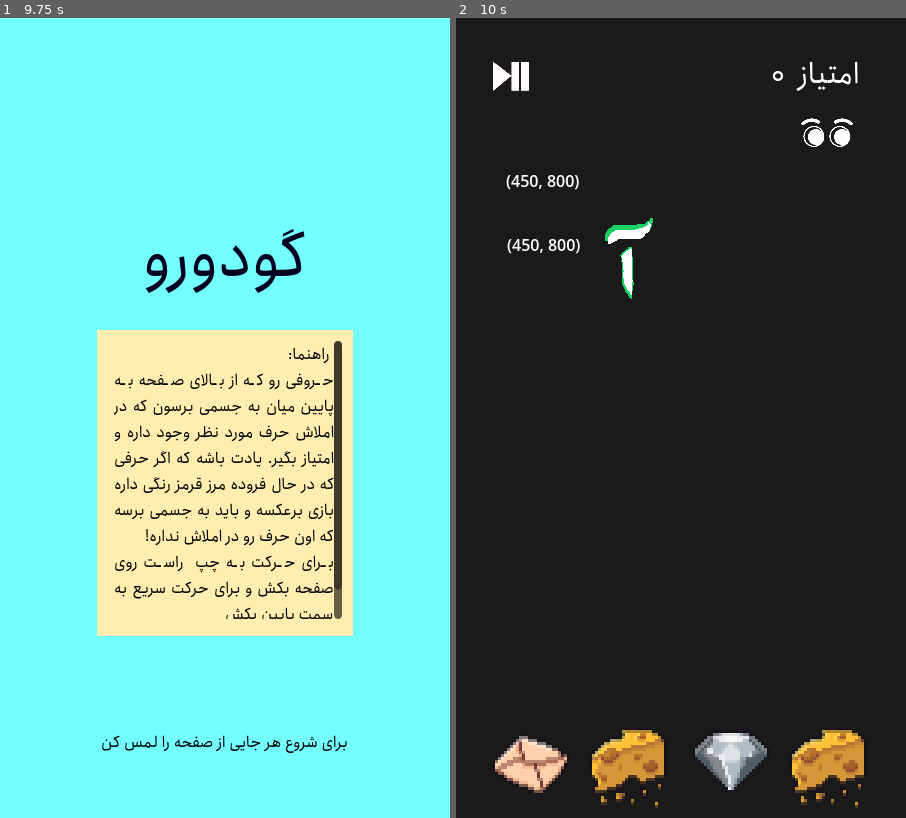
Above: before the commit, frames 1-2 (left to right).
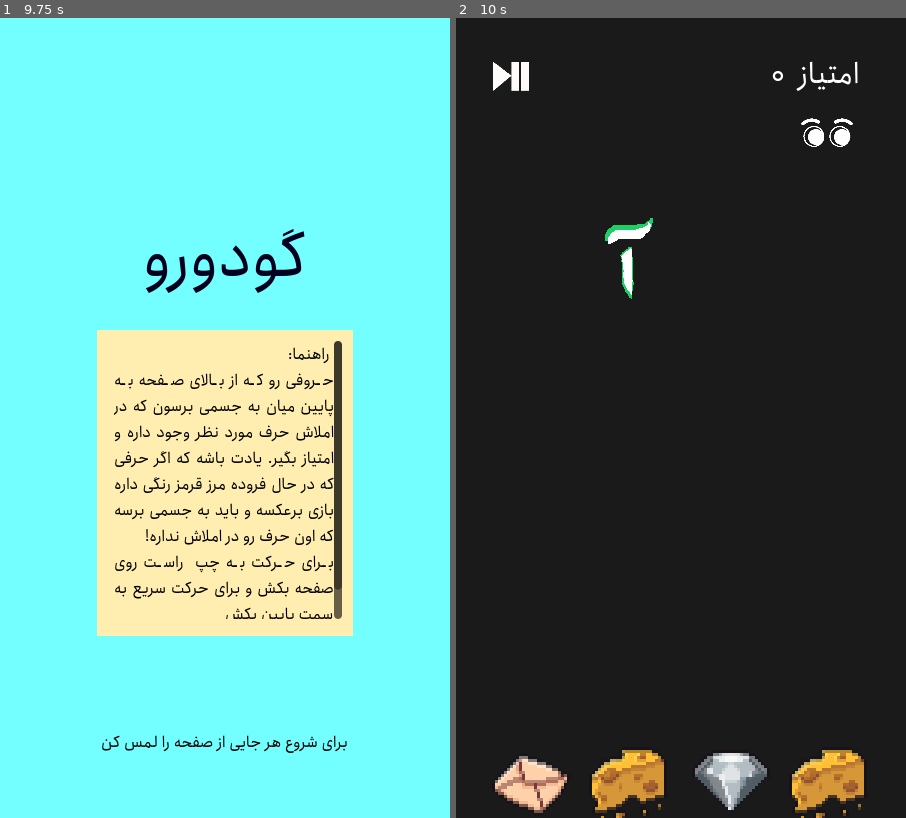
Above: after the commit, the same moments.

Repository: halataa/guduru
Game: Godot game, scene res://scenes/ui/start_page.tscn
The game is run twice, just before and just after one commit, with the same random seed, the same clock (stepped at 60 frames per second) and the same inputs.
Inputs (mouse positions are in pixels of both pictures, inside the frame that each line leads up to):
- Up to frame 1 (9.75 s): tap Enter at 0.5, 2, 3.5 s; move the mouse to (324, 378) at 0.52 s; hold Right (right) 0.53-1.28 s; hold Space (fast) 0.53-1.28 s; click (324, 378) at 0.67 s; move the mouse to (135, 458) at 1.27 s; hold A (left) 1.28-2.03 s; tap Q (reveal) every 1.5 s from 1.35 to 8.85 s; move the mouse to (270, 242) at 2.02 s; hold Space (fast) 2.03-2.78 s; hold Right (right) 2.03-3.53 s; move the mouse to (202, 578) at 2.77 s; click (202, 578) at 2.92 s; move the mouse to (360, 538) at 3.52 s; hold Space (fast) 3.53-4.28 s; hold A (left) 3.53-5.78 s; move the mouse to (90, 298) at 4.27 s; move the mouse to (247, 418) at 5.02 s; hold Space (fast) 5.03-5.78 s; click (247, 418) at 5.17 s; move the mouse to (157, 218) at 5.77 s; hold Right (right) 5.78-8.03 s; move the mouse to (324, 378) at 6.52 s; hold Space (fast) 6.53-7.28 s; move the mouse to (135, 458) at 7.27 s; click (135, 458) at 7.42 s; move the mouse to (270, 242) at 8.02 s; hold Space (fast) 8.03-8.78 s; hold A (left) 8.03-9.53 s; move the mouse to (202, 578) at 8.77 s; move the mouse to (360, 538) at 9.52 s; hold Right (right) from 9.53 s (still down); hold Space (fast) from 9.53 s (still down); click (360, 538) at 9.67 s
- Up to frame 2 (10 s): keep holding Right (right); keep holding Space (fast)

Frame 1 is identical in both runs. In frame 2, 4.6% of the frame differs, in the area x 8-91%, y 19-100%.

Commit message:
test screen 2

Diff:
--- a/scenes/level.gd
+++ b/scenes/level.gd
@@ -30,7 +30,7 @@
 func _ready():
 	$EndOfScreen/End.position.y = screen_size.y
 	$GameOver/GameoverHeight.position.y = int(screen_size.y / 3.7)
-	$EnemySpawnLocations.position.y = screen_size.y - 100
+	$EnemySpawnLocations.position.y = screen_size.y * 0.9
 	$Gameover.visible = false
 	$UI.update_score()
 	Util.right_move.connect(_on_right_move)
--- a/scenes/level.tscn
+++ b/scenes/level.tscn
@@ -21,9 +21,9 @@
 
 [node name="Background" type="Sprite2D" parent="."]
 modulate = Color(0.101961, 0.101961, 0.101961, 1)
-position = Vector2(593, 78)
+position = Vector2(221.928, 331.785)
 rotation = 3.14159
-scale = Vector2(4.13254, -8.40497)
+scale = Vector2(1.16758, -1.1864)
 texture = ExtResource("2_8a0ei")
 
 [node name="Alphabet" type="Node2D" parent="."]
--- a/scenes/ui/ui.gd
+++ b/scenes/ui/ui.gd
@@ -3,11 +3,6 @@
 
 @onready var score = $Score
 
-
-
-func _process(delta):
-	$ScreenSize.text = str(DisplayServer.screen_get_size())
-	$WindowSize.text = str(DisplayServer.window_get_size())
 
 
 func update_score():
--- a/scenes/ui/ui.tscn
+++ b/scenes/ui/ui.tscn
@@ -68,24 +68,6 @@
 texture = ExtResource("4_l7o1i")
 region_rect = Rect2(0, 0, 702.718, 522.461)
 
-[node name="ScreenSize" type="Label" parent="."]
-anchors_preset = -1
-anchor_right = 0.5
-anchor_bottom = 0.394
-offset_left = 50.0
-offset_top = 151.0
-offset_right = -32.0
-offset_bottom = -99.2
-
-[node name="WindowSize" type="Label" parent="."]
-anchors_preset = -1
-anchor_right = 0.5
-anchor_bottom = 0.394
-offset_left = 51.0
-offset_top = 215.0
-offset_right = -31.0
-offset_bottom = -35.2
-
 [connection signal="pressed" from="PauseBottun" to="." method="_on_pause_bottun_pressed"]
 [connection signal="button_down" from="Eye" to="." method="_on_eye_button_down"]
 [connection signal="button_up" from="Eye" to="." method="_on_eye_button_up"]
